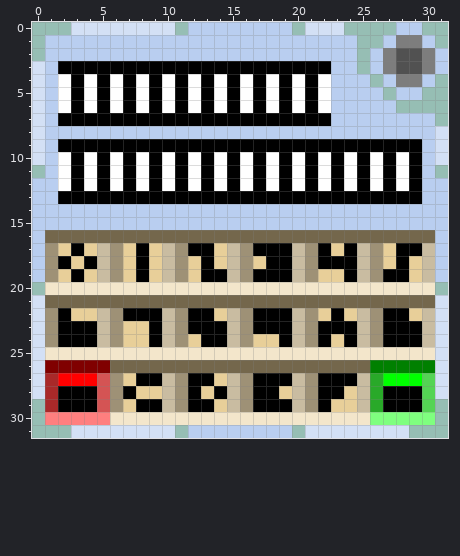
Pixel-art sprite: Icons/Hereditary Base Notation.png. The picture above was drawn from the file before the commit.
The file is 32x32 pixels.
Now the later version:
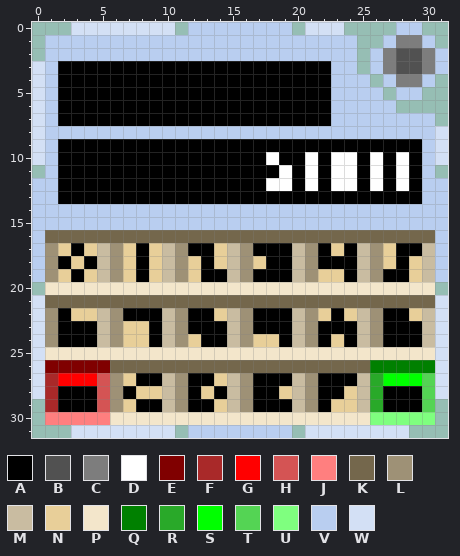
Palette (. is transparent): A #000000  B #515151  C #7d7d7d  D #ffffff  E #800000  F #a92929  G #ff0000  H #d45454  J #ff7f7f  K #74674c  L #9e9176  M #c9bca1  N #e8cf99  P #f3e6cb  Q #008000  R #29a929  S #00ff00  T #54d454  U #7fff7f  V #b9cef0  W #d3e0f5
From old to new:
@@ x 0..31 @@
  3 WVAAAAAAAAAAAAAAAAAAAAAVV.VCBBCV
- 4 WVDADADADADADADADADADADVVV.VCCV.
- 5 WVDADADADADADADADADADADVVVV.VV..
- 6 WVDADADADADADADADADADADVVVVV....
+ 4 WVAAAAAAAAAAAAAAAAAAAAAVVV.VCCV.
+ 5 WVAAAAAAAAAAAAAAAAAAAAAVVVV.VV..
+ 6 WVAAAAAAAAAAAAAAAAAAAAAVVVVV....
  7 WVAAAAAAAAAAAAAAAAAAAAAVVVVVVVV.
@@ x 0..31 @@
  9 WVAAAAAAAAAAAAAAAAAAAAAAAAAAAAVW
-10 WVDADADADADADADADADADADADADADAVW
-11 .VDADADADADADADADADADADADADADAV.
-12 VVDADADADADADADADADADADADADADAVV
+10 WVAAAAAAAAAAAAAAAADAADADDADADAVW
+11 .VAAAAAAAAAAAAAAAAADADADDADADAV.
+12 VVAAAAAAAAAAAAAAAADDADADDADADAVV
 13 VVAAAAAAAAAAAAAAAAAAAAAAAAAAAAVV
